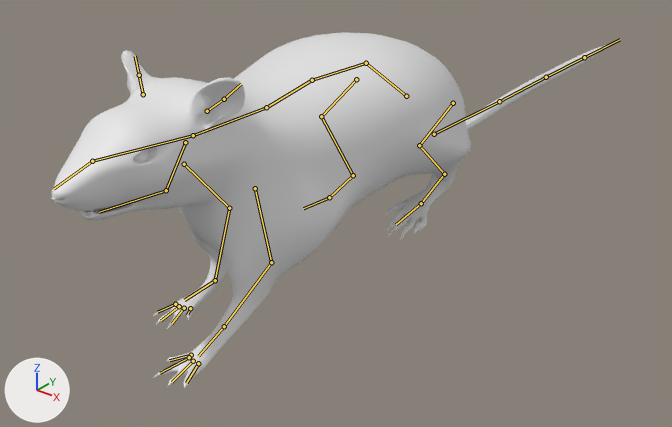
The Blender file rat/rat 2.0 (2).blend as it was, and as the next commit left it.
Camera for both pictures: a camera (50 mm lens) standing at (44.7, -53.7, 37.5) and looking at (-6.0, 9.7, -1.8). The lights are fixed; the arrows at lower left show +X, +Y and +Z. Both versions are drawn at frame 5 of the action 'Walk2'; the numbers are the values there. The bones that bend it are drawn over the model as lines.

The first picture shows 'RAT'.
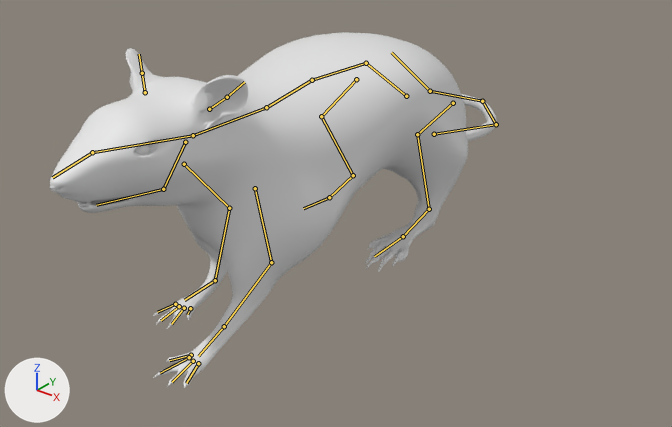
Boxes (x1, y1, x2, y2) around the edits, measured in the pictures (672 x 427 px):
'RAT', posed (20% narrower)
    before: (52, 32, 609, 388)
    after: (50, 32, 497, 388)

The change in detail:
Bone 'Tail.FK' (bone_tail_fk) turns from (0, 0, 0) to (0, 0, 12) degrees about its own x, y and z.
Bone 'Tail.FK.001' (bone_tail_fk_001) turns from (0, 0, 0) to (-39, -7, 2) degrees about its own x, y and z.
Bone 'Tail.FK.002' (bone_tail_fk_002) turns from (0, 0, 0) to (35, -7, -2) degrees about its own x, y and z.
Bone 'Tail.FK.003' (bone_tail_fk_003) turns from (0, 0, 0) to (24, -5, -1) degrees about its own x, y and z.
Bone 'Head.FK' (bone_head_fk) turns from (0, 0, 0) to (0, 0, 4) degrees about its own x, y and z.
Bone 'Leg.L.Bk.FK' (bone_leg_l_bk_fk) turns from (-7, -10, 1) to (0, 0, -12) degrees about its own x, y and z.
Bone 'Leg.L.Bk.FK.002' (bone_leg_l_bk_fk_002) turns from (0, 0, 24) to (0, 0, 4) degrees about its own x, y and z.
Bone 'Leg.L.Bk.FK.003' (bone_leg_l_bk_fk_003) turns from (0, 0, 3) to (0, 0, -22) degrees about its own x, y and z.
Bone 'Leg.L.Bk.FK.004' (bone_leg_l_bk_fk_004) turns from (0, 0, 21) to (0, 0, 15) degrees about its own x, y and z.
